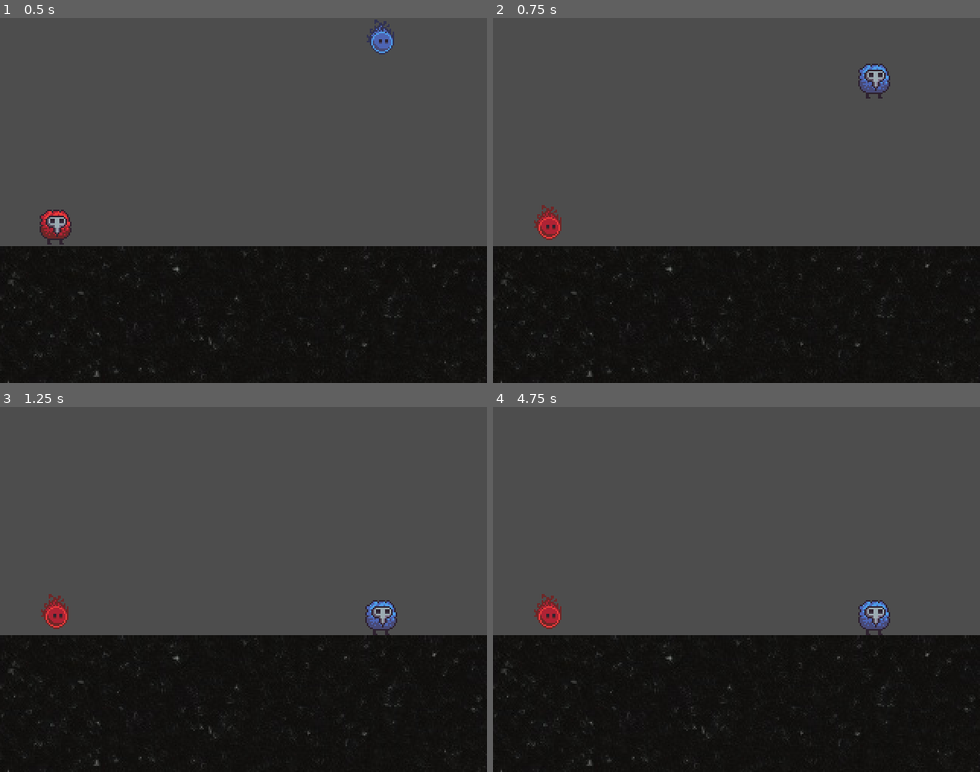
Above: before the commit, frames 1-4 (two rows, left to right).
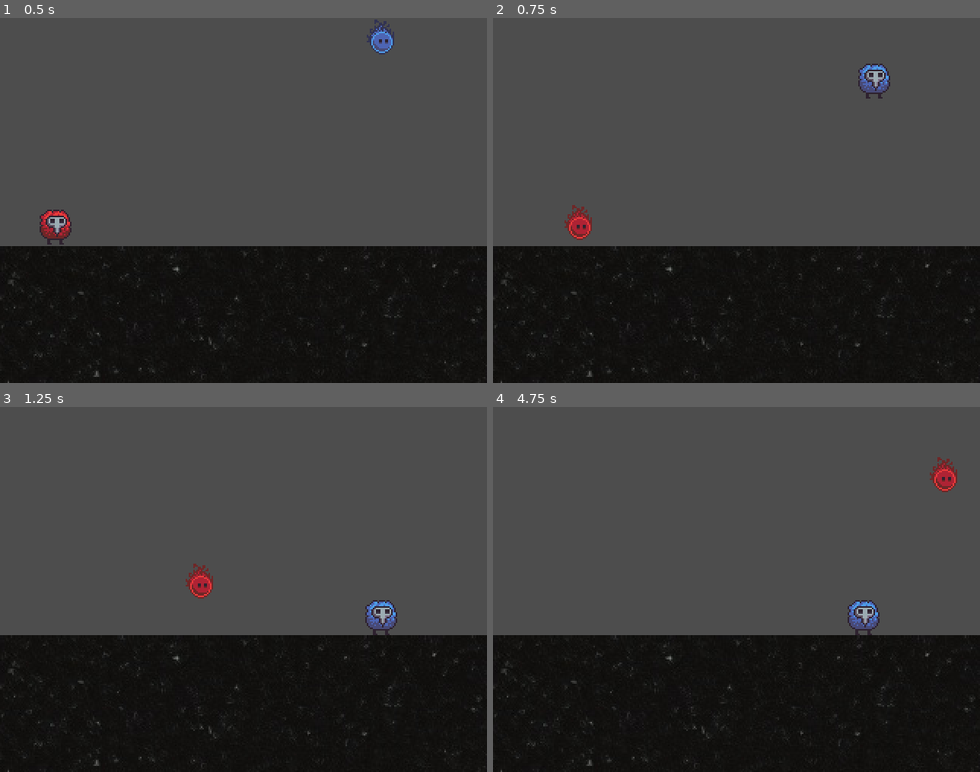
Above: after the commit, the same moments.

Repository: Octoan1/Global-Game-Jam-2026
Game: Godot game, scene res://Scenes/main.tscn
Same seed, same stepped clock (60 frames per second), same inputs: the game is played once before the commit and once after it.
Inputs:
- Up to frame 1 (0.5 s): no input
- Up to frame 2 (0.75 s): tap Enter (ui_accept) at 0.5 s; hold D (p1_move_right_k, bound only after the commit) from 0.53 s (still down); tap 1 (p1_connect_keyboard, bound only after the commit) at 0.6 s
- Up to frame 3 (1.25 s): keep holding D (p1_move_right_k, bound only after the commit); tap W (p1_jump_k, bound only after the commit) at 0.77, 1.07 s; tap E (p1_throw_k, bound only after the commit) at 0.8 s
- Up to frame 4 (4.75 s): tap E (p1_throw_k, bound only after the commit) at 1.35 s; tap W (p1_jump_k, bound only after the commit) at 1.52, 1.82, 3.02, 3.32, 3.77, 4.07, 4.52 s; tap N (p2_back_k, bound only after the commit) at 1.55, 2.1 s; release D (p1_move_right_k, bound only after the commit) at 2.03 s; hold A (p1_move_left_k, bound only after the commit) 2.03-2.78 s; tap 2 (p2_connect_keyboard, bound only after the commit) at 2.3, 2.85 s; hold D (p1_move_right_k, bound only after the commit) 2.78-4.28 s; tap Down (p2_move_down, bound only after the commit) at 3.05, 3.6 s; tap Left (p2_move_left_k, bound only after the commit) at 3.8, 4.35 s; hold A (p1_move_left_k, bound only after the commit) from 4.28 s (still down); tap Right (p2_move_right_k, bound only after the commit) at 4.55 s

Frame 1 is identical in both runs. In frame 2, 0.7% of the frame differs, in the area x 8-21%, y 51-61%; in frame 3, 0.7%; in frame 4, 1.3%, in the area x 8-96%, y 13-63%.

Commit message:
Keyboard controls

Diff:
--- a/Entities/Players/player.gd
+++ b/Entities/Players/player.gd
@@ -2,11 +2,12 @@
 
 #Player
 const SPEED = 100.0
-const GSPEED = 3
+const GSPEED = 150.0
 const JUMP_VELOCITY = -400.0
 @export var mask = true
 @onready var throwing = false
 @onready var ammo = 1
+var controller = true
 
 #Arrow
 @export var thickness := 2.0
@@ -27,6 +28,7 @@
 @export var mask_scene: PackedScene
 
 func _physics_process(delta: float) -> void:
+	_update_inputs()
 	if mask:
 		self.set_collision_layer_value(2, true)
 		self.set_collision_layer_value(3, false)
@@ -40,62 +42,93 @@
 
 
 	# Handle jump.
-	if Input.is_action_pressed("p1_jump" if joystick_id == 0 else "p2_jump") and is_on_floor() and not throwing and mask:
-		velocity.y = JUMP_VELOCITY
+	if controller:
+		if Input.is_action_pressed("p1_jump_c" if joystick_id == 0 else "p2_jump_c") and is_on_floor() and not throwing and mask:
+			velocity.y = JUMP_VELOCITY
+	else:
+		if Input.is_action_pressed("p1_jump_k" if joystick_id == 0 else "p2_jump_k") and is_on_floor() and not throwing and mask:
+			velocity.y = JUMP_VELOCITY
 
 	# Get the input direction and handle the movement/deceleration.
 	# As good practice, you should replace UI actions with custom gameplay actions.
-	var direction := Input.get_axis("p1_move_left" if joystick_id == 0 else "p2_move_left", "p1_move_right" if joystick_id == 0 else "p2_move_right")
+	var direction
+	if controller:
+		direction = Input.get_axis("p1_move_left_c" if joystick_id == 0 else "p2_move_left_c", "p1_move_right_c" if joystick_id == 0 else "p2_move_right_c")
+	else:
+		direction = Input.get_axis("p1_move_left_k" if joystick_id == 0 else "p2_move_left_k", "p1_move_right_k" if joystick_id == 0 else "p2_move_right_k")
 	if direction and not throwing and mask:
 		velocity.x = direction * SPEED
 	else:
 		velocity.x = move_toward(velocity.x, 0, SPEED)
 
 	if not mask:
-		var stick = Vector2(
-		Input.get_joy_axis(joystick_id, JOY_AXIS_LEFT_X),
-		Input.get_joy_axis(joystick_id, JOY_AXIS_LEFT_Y)
-		)
-		if stick.length() < deadzone:
-			stick = Vector2.ZERO
-		self.global_position.x += stick.x * GSPEED
-		self.global_position.y += stick.y * GSPEED
+		if controller:
+			var stick = Vector2(
+			Input.get_joy_axis(joystick_id, JOY_AXIS_LEFT_X),
+			Input.get_joy_axis(joystick_id, JOY_AXIS_LEFT_Y)
+			)
+			if stick.length() < deadzone:
+				stick = Vector2.ZERO
+			velocity.x = stick.x * SPEED
+			velocity.y = stick.y * SPEED
+		else:
+			var h_dir := Input.get_axis("p1_move_left_k" if joystick_id == 0 else "p2_move_left_k", "p1_move_right_k" if joystick_id == 0 else "p2_move_right_k")
+			var v_dir := Input.get_axis("p1_move_up" if joystick_id == 0 else "p2_move_up", "p1_move_down" if joystick_id == 0 else "p2_move_down")
+
+			velocity.x = h_dir * GSPEED
+			velocity.y = v_dir * GSPEED
 
 	var arrow = _update_arrow()
-	if Input.is_action_just_pressed("p1_throw" if joystick_id == 0 else "p2_throw") and throwing:
-		_throw_mask(arrow[0], arrow[1])
-	if Input.is_action_just_pressed("p1_throw" if joystick_id == 0 else "p2_throw") and mask:
-		throwing = true
-		_update_arrow()
-	if Input.is_action_just_pressed("p1_back" if joystick_id == 0 else "p2_back") and throwing:
-		throwing = false
+	if controller:
+		if Input.is_action_just_pressed("p1_throw_c" if joystick_id == 0 else "p2_throw_c") and throwing:
+			_throw_mask(arrow[0], arrow[1])
+		elif Input.is_action_just_pressed("p1_throw_c" if joystick_id == 0 else "p2_throw_c") and mask:
+			throwing = true
+			_update_arrow()
+		if Input.is_action_just_pressed("p1_back_c" if joystick_id == 0 else "p2_back_c") and throwing:
+			throwing = false
+	else:
+		if Input.is_action_just_pressed("p1_throw_k" if joystick_id == 0 else "p2_throw_k") and throwing:
+			_throw_mask(arrow[0], arrow[1])
+		elif Input.is_action_just_pressed("p1_throw_k" if joystick_id == 0 else "p2_throw_k") and mask:
+			throwing = true
+			_update_arrow()
+		if Input.is_action_just_pressed("p1_back_k" if joystick_id == 0 else "p2_back_k") and throwing:
+			throwing = false
 
 	if Input.is_action_just_pressed("ui_accept"):
 		mask = !mask
 	_update_sprite()
 
-	if mask:
-		move_and_slide()
+	move_and_slide()
 
 	if throwing:
 		queue_redraw()
 
 func _update_arrow():
+	if not throwing:
+		pointer.global_position.x = 30
+		pointer.global_position.y = 0
+		queue_redraw()
 	# Get joystick input
-	var stick = Vector2(
+	if controller:
+		var stick = Vector2(
 		Input.get_joy_axis(joystick_id, JOY_AXIS_LEFT_X),
 		Input.get_joy_axis(joystick_id, JOY_AXIS_LEFT_Y)
-	)
+		)
 
-	if stick.length() < deadzone:
-		stick = Vector2.ZERO
-	if not throwing:
-		pointer.global_position.x = 25
-		pointer.global_position.y = 0
-		queue_redraw()
+		if stick.length() < deadzone:
+			stick = Vector2.ZERO
 
-	pointer.global_position.x += stick.x
-	pointer.global_position.y += stick.y
+		pointer.global_position.x += stick.x
+		pointer.global_position.y += stick.y
+	#Get keyboard input
+	else:
+		var h_dir := Input.get_axis("p1_move_left_k" if joystick_id == 0 else "p2_move_left_k", "p1_move_right_k" if joystick_id == 0 else "p2_move_right_k")
+		var v_dir := Input.get_axis("p1_move_up" if joystick_id == 0 else "p2_move_up", "p1_move_down" if joystick_id == 0 else "p2_move_down")
+
+		pointer.global_position.x += h_dir
+		pointer.global_position.y += v_dir
 
 	var pointer_pos = Vector2(pointer.global_position.x, pointer.global_position.y)
 	var length = pointer_pos.length()
@@ -134,6 +167,8 @@
 	if not throwing or ammo == 0:
 		return
 	ammo = 0
+	throwing = false
+	queue_redraw()
 	var projectile = mask_scene.instantiate()
 	self.add_child(projectile)
 	projectile.global_position = global_position
@@ -149,3 +184,9 @@
 	queue_redraw()
 	body.mask = true
 	body.ammo = 1
+
+func _update_inputs():
+	if Input.is_action_just_pressed("p1_connect_controller" if joystick_id == 0 else "p2_connect_controller"):
+		controller = true
+	if Input.is_action_just_pressed("p1_connect_keyboard" if joystick_id == 0 else "p2_connect_keyboard"):
+		controller = false
--- a/Objects/Mask/mask.gd
+++ b/Objects/Mask/mask.gd
@@ -13,7 +13,6 @@
 	if thrower == null:
 		return
 	self.set_collision_mask_value(1, false)
-	collision_mask = 0
 	var direction = (thrower.global_position - global_position).normalized()
 	linear_velocity = direction * 200
 
--- a/Objects/Throwing mechanic/pointer.tscn
+++ /dev/null
@@ -1,9 +0,0 @@
-[gd_scene format=3 uid="uid://bdgyo6upfxhlx"]
-
-[ext_resource type="Texture2D" uid="uid://bj635jllmgy6n" path="res://Assets/triangle.png" id="1_b81uj"]
-
-[node name="Pointer" type="Node2D" unique_id=1407398232]
-
-[node name="Sprite2D" type="Sprite2D" parent="." unique_id=1599900510]
-visible = false
-texture = ExtResource("1_b81uj")
--- a/Objects/Throwing mechanic/throwing_arrow.tscn
+++ /dev/null
@@ -1,19 +0,0 @@
-[gd_scene format=3 uid="uid://dxjsg3ac18lih"]
-
-[ext_resource type="Texture2D" uid="uid://dmgdh4espw2wo" path="res://Assets/black-square-with-fleck-pattern.jpg" id="1_42oam"]
-[ext_resource type="Texture2D" uid="uid://bj635jllmgy6n" path="res://Assets/triangle.png" id="2_f5jlo"]
-
-[node name="ThrowingArrow" type="Node2D" unique_id=1737208518]
-
-[node name="Body" type="Sprite2D" parent="." unique_id=419190547]
-position = Vector2(-307, 0)
-scale = Vector2(1, 0.18943089)
-texture = ExtResource("1_42oam")
-offset = Vector2(307, 8.055069e-05)
-
-[node name="Tip" type="Sprite2D" parent="Body" unique_id=1844933037]
-position = Vector2(613.84064, -9.97663e-05)
-rotation = 1.5707964
-scale = Vector2(2.9645061, 0.56156904)
-texture = ExtResource("2_f5jlo")
-offset = Vector2(3.1398486e-05, -153.42615)
--- a/project.godot
+++ b/project.godot
@@ -34,54 +34,144 @@
 
 [input]
 
-p1_move_left={
+p1_move_left_c={
 "deadzone": 0.2,
 "events": [Object(InputEventJoypadMotion,"resource_local_to_scene":false,"resource_name":"","device":0,"axis":0,"axis_value":-1.0,"script":null)
 ]
 }
-p1_move_right={
+p1_move_left_k={
+"deadzone": 0.2,
+"events": [Object(InputEventKey,"resource_local_to_scene":false,"resource_name":"","device":-1,"window_id":0,"alt_pressed":false,"shift_pressed":false,"ctrl_pressed":false,"meta_pressed":false,"pressed":false,"keycode":0,"physical_keycode":65,"key_label":0,"unicode":97,"location":0,"echo":false,"script":null)
+]
+}
+p1_move_right_c={
 "deadzone": 0.2,
 "events": [Object(InputEventJoypadMotion,"resource_local_to_scene":false,"resource_name":"","device":0,"axis":0,"axis_value":1.0,"script":null)
 ]
 }
-p1_jump={
+p1_move_right_k={
+"deadzone": 0.2,
+"events": [Object(InputEventKey,"resource_local_to_scene":false,"resource_name":"","device":-1,"window_id":0,"alt_pressed":false,"shift_pressed":false,"ctrl_pressed":false,"meta_pressed":false,"pressed":false,"keycode":0,"physical_keycode":68,"key_label":0,"unicode":100,"location":0,"echo":false,"script":null)
+]
+}
+p1_move_up={
+"deadzone": 0.2,
+"events": [Object(InputEventKey,"resource_local_to_scene":false,"resource_name":"","device":-1,"window_id":0,"alt_pressed":false,"shift_pressed":false,"ctrl_pressed":false,"meta_pressed":false,"pressed":false,"keycode":0,"physical_keycode":87,"key_label":0,"unicode":119,"location":0,"echo":false,"script":null)
+]
+}
+p1_move_down={
+"deadzone": 0.2,
+"events": [Object(InputEventKey,"resource_local_to_scene":false,"resource_name":"","device":-1,"window_id":0,"alt_pressed":false,"shift_pressed":false,"ctrl_pressed":false,"meta_pressed":false,"pressed":false,"keycode":0,"physical_keycode":83,"key_label":0,"unicode":115,"location":0,"echo":false,"script":null)
+]
+}
+p1_jump_c={
 "deadzone": 0.2,
 "events": [Object(InputEventJoypadButton,"resource_local_to_scene":false,"resource_name":"","device":0,"button_index":0,"pressure":0.0,"pressed":true,"script":null)
 ]
 }
-p1_throw={
+p1_jump_k={
+"deadzone": 0.2,
+"events": [Object(InputEventKey,"resource_local_to_scene":false,"resource_name":"","device":-1,"window_id":0,"alt_pressed":false,"shift_pressed":false,"ctrl_pressed":false,"meta_pressed":false,"pressed":false,"keycode":0,"physical_keycode":87,"key_label":0,"unicode":119,"location":0,"echo":false,"script":null)
+]
+}
+p1_throw_c={
 "deadzone": 0.2,
 "events": [Object(InputEventJoypadMotion,"resource_local_to_scene":false,"resource_name":"","device":0,"axis":5,"axis_value":1.0,"script":null)
 ]
 }
-p1_back={
+p1_throw_k={
+"deadzone": 0.2,
+"events": [Object(InputEventKey,"resource_local_to_scene":false,"resource_name":"","device":-1,"window_id":0,"alt_pressed":false,"shift_pressed":false,"ctrl_pressed":false,"meta_pressed":false,"pressed":false,"keycode":0,"physical_keycode":69,"key_label":0,"unicode":101,"location":0,"echo":false,"script":null)
+]
+}
+p1_back_c={
 "deadzone": 0.2,
 "events": [Object(InputEventJoypadButton,"resource_local_to_scene":false,"resource_name":"","device":0,"button_index":1,"pressure":0.0,"pressed":true,"script":null)
 ]
 }
-p2_move_left={
+p1_back_k={
+"deadzone": 0.2,
+"events": [Object(InputEventKey,"resource_local_to_scene":false,"resource_name":"","device":-1,"window_id":0,"alt_pressed":false,"shift_pressed":false,"ctrl_pressed":false,"meta_pressed":false,"pressed":false,"keycode":0,"physical_keycode":81,"key_label":0,"unicode":113,"location":0,"echo":false,"script":null)
+]
+}
+p1_connect_controller={
+"deadzone": 0.2,
+"events": [Object(InputEventJoypadButton,"resource_local_to_scene":false,"resource_name":"","device":0,"button_index":6,"pressure":0.0,"pressed":true,"script":null)
+]
+}
+p1_connect_keyboard={
+"deadzone": 0.2,
+"events": [Object(InputEventKey,"resource_local_to_scene":false,"resource_name":"","device":-1,"window_id":0,"alt_pressed":false,"shift_pressed":false,"ctrl_pressed":false,"meta_pressed":false,"pressed":false,"keycode":0,"physical_keycode":49,"key_label":0,"unicode":49,"location":0,"echo":false,"script":null)
+]
+}
+p2_move_left_c={
 "deadzone": 0.2,
 "events": [Object(InputEventJoypadMotion,"resource_local_to_scene":false,"resource_name":"","device":1,"axis":0,"axis_value":-1.0,"script":null)
 ]
 }
-p2_move_right={
+p2_move_left_k={
+"deadzone": 0.2,
+"events": [Object(InputEventKey,"resource_local_to_scene":false,"resource_name":"","device":-1,"window_id":0,"alt_pressed":false,"shift_pressed":false,"ctrl_pressed":false,"meta_pressed":false,"pressed":false,"keycode":0,"physical_keycode":4194319,"key_label":0,"unicode":0,"location":0,"echo":false,"script":null)
+]
+}
+p2_move_right_c={
 "deadzone": 0.2,
 "events": [Object(InputEventJoypadMotion,"resource_local_to_scene":false,"resource_name":"","device":1,"axis":0,"axis_value":1.0,"script":null)
 ]
 }
-p2_jump={
+p2_move_right_k={
+"deadzone": 0.2,
+"events": [Object(InputEventKey,"resource_local_to_scene":false,"resource_name":"","device":-1,"window_id":0,"alt_pressed":false,"shift_pressed":false,"ctrl_pressed":false,"meta_pressed":false,"pressed":false,"keycode":0,"physical_keycode":4194321,"key_label":0,"unicode":0,"location":0,"echo":false,"script":null)
+]
+}
+p2_move_up={
+"deadzone": 0.2,
+"events": [Object(InputEventKey,"resource_local_to_scene":false,"resource_name":"","device":-1,"window_id":0,"alt_pressed":false,"shift_pressed":false,"ctrl_pressed":false,"meta_pressed":false,"pressed":false,"keycode":0,"physical_keycode":4194320,"key_label":0,"unicode":0,"location":0,"echo":false,"script":null)
+]
+}
+p2_move_down={
+"deadzone": 0.2,
+"events": [Object(InputEventKey,"resource_local_to_scene":false,"resource_name":"","device":-1,"window_id":0,"alt_pressed":false,"shift_pressed":false,"ctrl_pressed":false,"meta_pressed":false,"pressed":false,"keycode":0,"physical_keycode":4194322,"key_label":0,"unicode":0,"location":0,"echo":false,"script":null)
+]
+}
+p2_jump_c={
 "deadzone": 0.2,
 "events": [Object(InputEventJoypadButton,"resource_local_to_scene":false,"resource_name":"","device":1,"button_index":0,"pressure":0.0,"pressed":true,"script":null)
 ]
 }
-p2_throw={
+p2_jump_k={
+"deadzone": 0.2,
+"events": [Object(InputEventKey,"resource_local_to_scene":false,"resource_name":"","device":-1,"window_id":0,"alt_pressed":false,"shift_pressed":false,"ctrl_pressed":false,"meta_pressed":false,"pressed":false,"keycode":0,"physical_keycode":4194320,"key_label":0,"unicode":0,"location":0,"echo":false,"script":null)
+]
+}
+p2_throw_c={
 "deadzone": 0.2,
 "events": [Object(InputEventJoypadMotion,"resource_local_to_scene":false,"resource_name":"","device":1,"axis":5,"axis_value":1.0,"script":null)
 ]
 }
-p2_back={
+p2_throw_k={
+"deadzone": 0.2,
+"events": [Object(InputEventKey,"resource_local_to_scene":false,"resource_name":"","device":-1,"window_id":0,"alt_pressed":false,"shift_pressed":false,"ctrl_pressed":false,"meta_pressed":false,"pressed":false,"keycode":0,"physical_keycode":77,"key_label":0,"unicode":109,"location":0,"echo":false,"script":null)
+]
+}
+p2_back_c={
 "deadzone": 0.2,
 "events": [Object(InputEventJoypadButton,"resource_local_to_scene":false,"resource_name":"","device":1,"button_index":1,"pressure":0.0,"pressed":true,"script":null)
+]
+}
+p2_back_k={
+"deadzone": 0.2,
+"events": [Object(InputEventKey,"resource_local_to_scene":false,"resource_name":"","device":-1,"window_id":0,"alt_pressed":false,"shift_pressed":false,"ctrl_pressed":false,"meta_pressed":false,"pressed":false,"keycode":0,"physical_keycode":78,"key_label":0,"unicode":110,"location":0,"echo":false,"script":null)
+]
+}
+p2_connect_controller={
+"deadzone": 0.2,
+"events": [Object(InputEventJoypadButton,"resource_local_to_scene":false,"resource_name":"","device":1,"button_index":6,"pressure":0.0,"pressed":true,"script":null)
+]
+}
+p2_connect_keyboard={
+"deadzone": 0.2,
+"events": [Object(InputEventKey,"resource_local_to_scene":false,"resource_name":"","device":-1,"window_id":0,"alt_pressed":false,"shift_pressed":false,"ctrl_pressed":false,"meta_pressed":false,"pressed":false,"keycode":0,"physical_keycode":50,"key_label":0,"unicode":50,"location":0,"echo":false,"script":null)
 ]
 }
 
